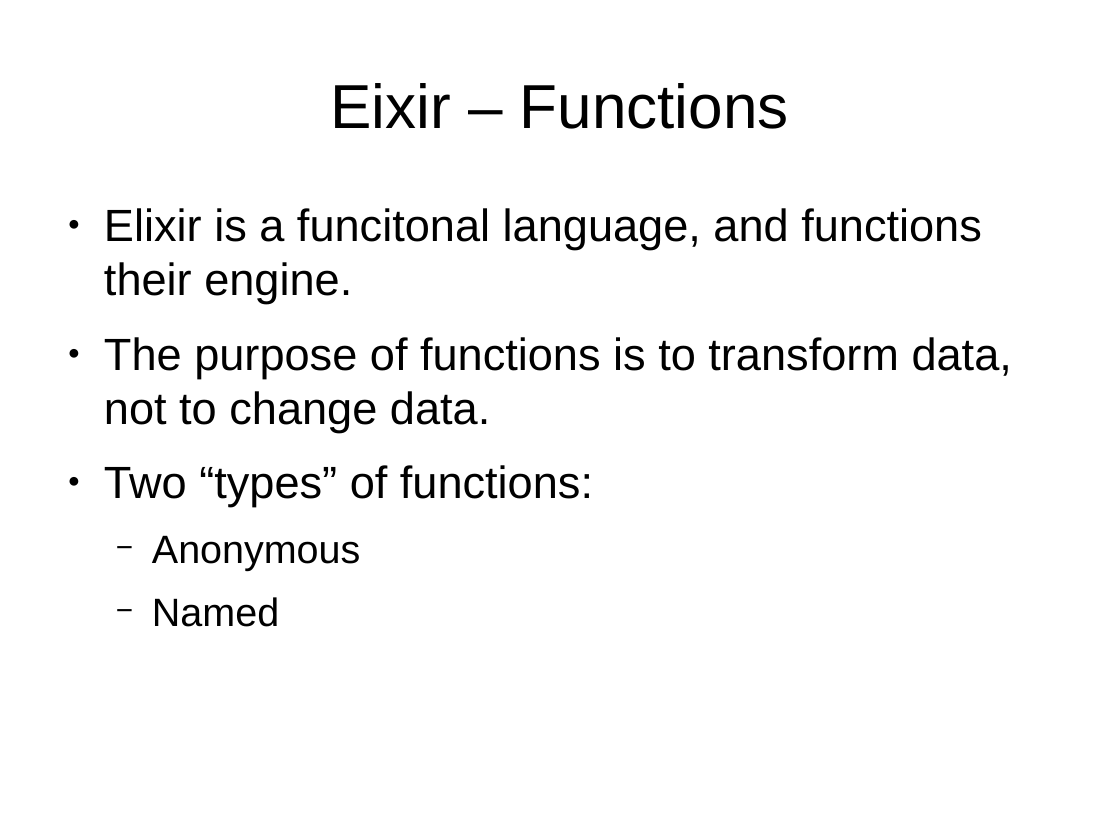
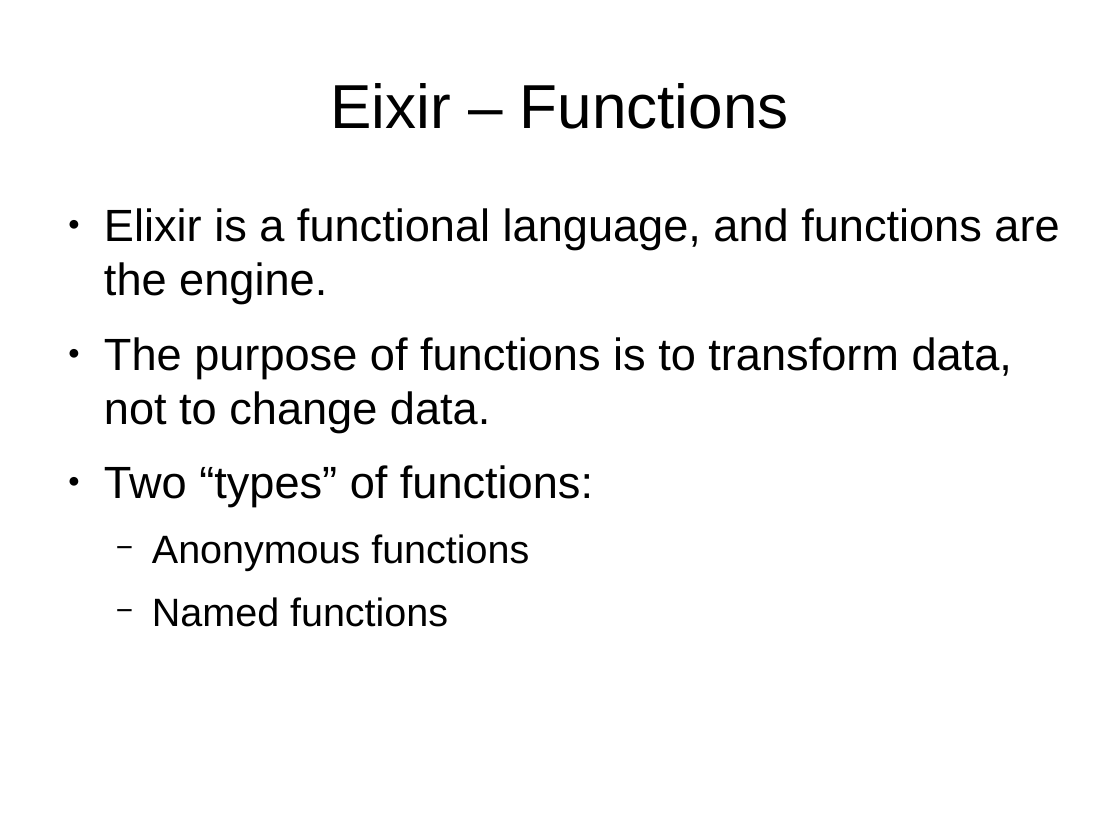
Before and after one commit to ramortegui/talks, a slide deck: slide 3 of elixir-basics-2.odp. Drawn at 1120x840 pixels with LibreOffice and Linux fonts; fonts in the diff are those of the drawing. Boxes give left, top, right and bottom in pixels: in the first picture for what was removed or moved away, otherwise in the second. Text is boxed around its words. In the diff, an @@ line names an element or a change of style, - is before the commit and + after.

Commit message:
Fix typos.

```diff
--- a/elixir-basics-2.odp
+++ b/elixir-basics-2.odp
@@ text at [104,208,1059,304]: text changed @@
-● Elixir is a funcitonal language, and functions their engine.
+● Elixir is a functional language, and functions are the engine.
@@ text at [152,534,529,627]: text changed @@
-  − Anonymous
-  − Named
+  − Anonymous functions
+  − Named functions
```
Also in this commit, not shown: 7 other slides changed, 1 slide added.
